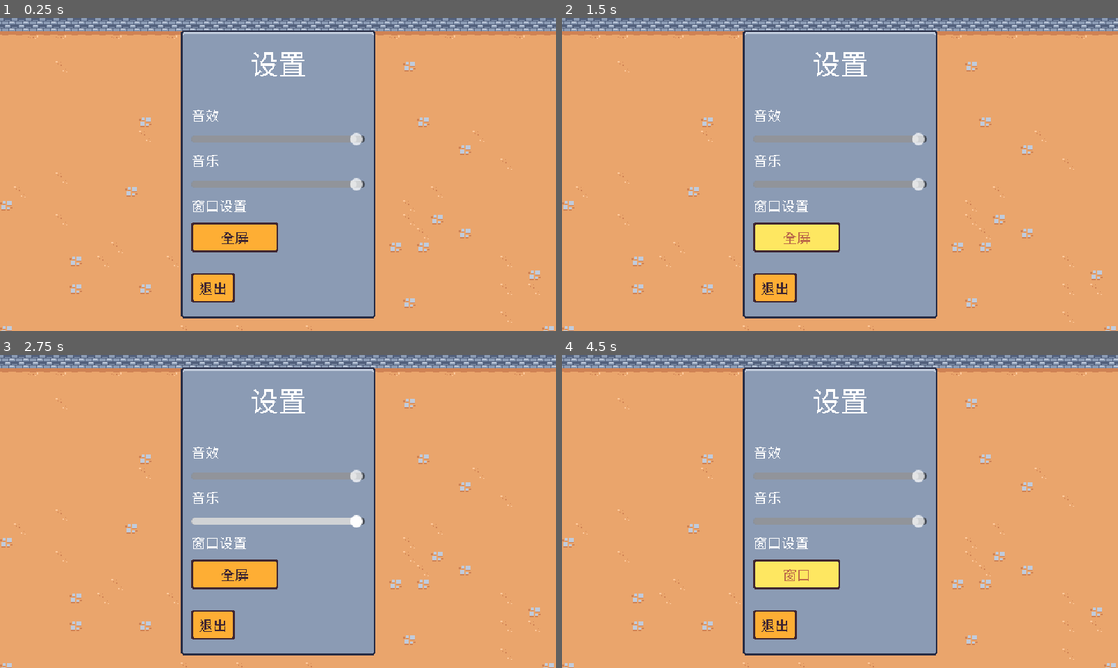
Above: before the commit, frames 1-4 (two rows, left to right).
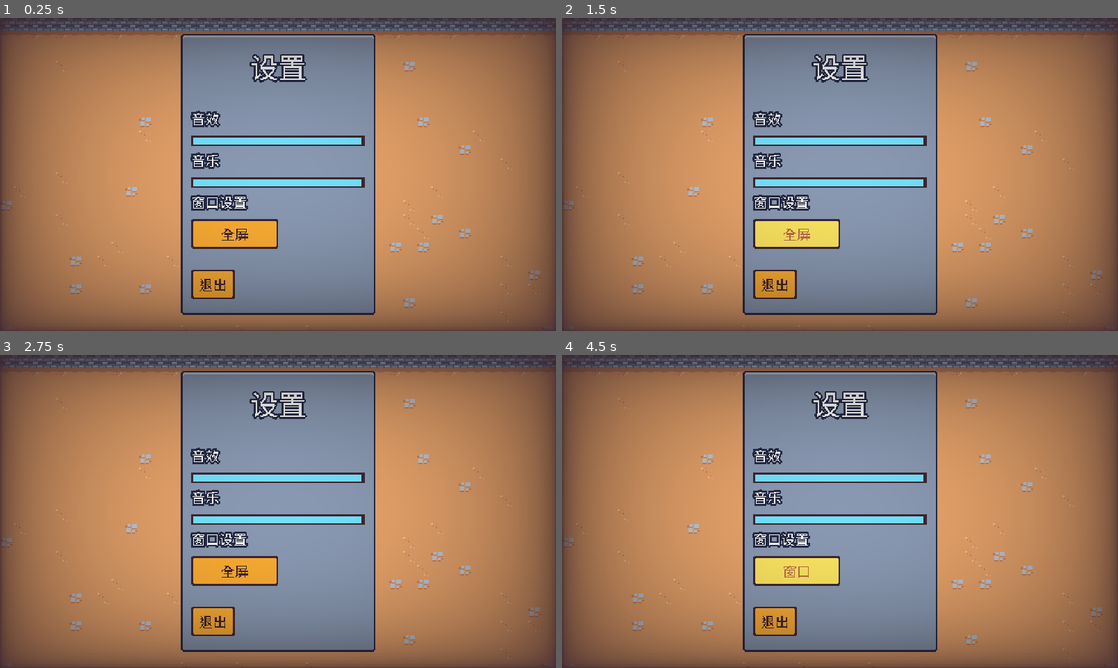
Above: after the commit, the same moments.

Repository: xiaorongdian/2dsurvivorscourse
Game: Godot game, scene res://scenes/ui/options_menu.tscn
Same seed, same stepped clock (60 frames per second), same inputs: the game is played once before the commit and once after it. This scene is started directly instead of the project's main scene.
Inputs (mouse positions are in pixels of both pictures, inside the frame that each line leads up to):
- Up to frame 1 (0.25 s): no input
- Up to frame 2 (1.5 s): click "全屏" at 0.5 s; click "窗口" at 1.25 s
- Up to frame 3 (2.75 s): tap Enter at 2 s; move the mouse to (400, 495) at 2.02 s; press the mouse at (400, 495) at 2.03 s; hold Right (move_right) from 2.03 s (still down)
- Up to frame 4 (4.5 s): tap Space at 2.75, 4.25 s; move the mouse to (728, 527) at 2.77 s; release Right (move_right) at 2.78 s; release the mouse at (728, 527) at 2.78 s; hold Down (move_down) 2.78-3.53 s; click (728, 527) at 2.85 s; tap Enter at 3.5 s; move the mouse to (895, 442) at 3.52 s; press the mouse at (895, 442) at 3.53 s; hold Right (move_right) 3.53-4.28 s; move the mouse to (812, 574) at 4.27 s; release the mouse at (812, 574) at 4.28 s; hold Up (move_up) from 4.28 s (still down); click (812, 574) at 4.35 s

The runs differ from the first frame. In frame 1, 75% of the frame differs, in the area x 0-100%, y 0-100%; in frame 2, 75%; in frame 3, 75%; in frame 4, 75%.

Commit message:
音效声音滑块去掉圆头，主题设置，操作菜单、主菜单增加暗角光晕，主题增加blueLabel标签主题

Diff:
--- a/project.godot
+++ b/project.godot
@@ -28,7 +28,6 @@
 
 window/size/viewport_width=640
 window/size/viewport_height=360
-window/size/mode=3
 window/size/window_width_override=1920
 window/size/window_height_override=1080
 window/stretch/mode="viewport"
--- a/resources/theme/theme.tres
+++ b/resources/theme/theme.tres
@@ -41,6 +41,35 @@
 texture_margin_bottom = 5.0
 region_rect = Rect2(4, 20, 8, 8)
 
+[sub_resource type="PlaceholderTexture2D" id="PlaceholderTexture2D_8n3oo"]
+size = Vector2(0, 0)
+
+[sub_resource type="PlaceholderTexture2D" id="PlaceholderTexture2D_orw62"]
+size = Vector2(0, 0)
+
+[sub_resource type="StyleBoxFlat" id="StyleBoxFlat_8n3oo"]
+bg_color = Color(0.458824, 0.890196, 1, 1)
+border_width_left = 2
+border_width_top = 2
+border_width_right = 2
+border_width_bottom = 2
+border_color = Color(0.8, 0.8, 0.8, 0)
+
+[sub_resource type="StyleBoxFlat" id="StyleBoxFlat_56c54"]
+bg_color = Color(0.458824, 0.890196, 1, 1)
+border_width_left = 2
+border_width_top = 2
+border_width_right = 2
+border_width_bottom = 2
+border_color = Color(0.8, 0.8, 0.8, 0)
+
+[sub_resource type="StyleBoxFlat" id="StyleBoxFlat_65ii4"]
+content_margin_left = 2.0
+content_margin_top = 6.0
+content_margin_right = 2.0
+content_margin_bottom = 6.0
+bg_color = Color(0.247059, 0.14902, 0.192157, 1)
+
 [sub_resource type="StyleBoxTexture" id="StyleBoxTexture_orw62"]
 texture = ExtResource("1_8n3oo")
 texture_margin_left = 4.0
@@ -57,6 +86,12 @@
 default_font_size = 16
 AlternatePanelContainer/base_type = &"PanelContainer"
 AlternatePanelContainer/styles/panel = SubResource("StyleBoxTexture_8n3oo")
+BlueOutlineLabel/base_type = &"Label"
+BlueOutlineLabel/colors/font_outline_color = Color(0.14902, 0.168627, 0.266667, 1)
+BlueOutlineLabel/colors/font_shadow_color = Color(0.14902, 0.168627, 0.266667, 1)
+BlueOutlineLabel/constants/outline_size = 8
+BlueOutlineLabel/constants/paragraph_spacing = 0
+BlueOutlineLabel/constants/shadow_offset_x = 0
 Button/colors/font_color = Color(0.247059, 0.14902, 0.192157, 1)
 Button/colors/font_focus_color = Color(0.247059, 0.14902, 0.192157, 1)
 Button/colors/font_hover_color = Color(0.741176, 0.423529, 0.290196, 1)
@@ -65,6 +100,11 @@
 Button/styles/hover = SubResource("StyleBoxTexture_65ii4")
 Button/styles/normal = SubResource("StyleBoxTexture_56c54")
 Button/styles/pressed = SubResource("StyleBoxTexture_j4h2o")
+HSlider/icons/grabber = SubResource("PlaceholderTexture2D_8n3oo")
+HSlider/icons/grabber_highlight = SubResource("PlaceholderTexture2D_orw62")
+HSlider/styles/grabber_area = SubResource("StyleBoxFlat_8n3oo")
+HSlider/styles/grabber_area_highlight = SubResource("StyleBoxFlat_56c54")
+HSlider/styles/slider = SubResource("StyleBoxFlat_65ii4")
 Label/constants/line_spacing = 0
 PanelContainer/styles/panel = SubResource("StyleBoxTexture_orw62")
 ProgressBar/styles/background = SubResource("StyleBoxFlat_ss5pk")
--- a/scenes/ui/ability_upgrade_card.tscn
+++ b/scenes/ui/ability_upgrade_card.tscn
@@ -251,8 +251,7 @@
 unique_name_in_owner = true
 layout_mode = 2
 size_flags_vertical = 0
-theme_override_colors/font_outline_color = Color(0.14902, 0.168627, 0.266667, 1)
-theme_override_constants/outline_size = 8
+theme_type_variation = &"BlueOutlineLabel"
 theme_override_font_sizes/font_size = 32
 text = "Test name"
 horizontal_alignment = 1
@@ -261,9 +260,7 @@
 unique_name_in_owner = true
 custom_minimum_size = Vector2(1, 0)
 layout_mode = 2
-theme_override_colors/font_shadow_color = Color(0.14902, 0.168627, 0.266667, 1)
-theme_override_colors/font_outline_color = Color(0.14902, 0.168627, 0.266667, 1)
-theme_override_constants/outline_size = 8
+theme_type_variation = &"BlueOutlineLabel"
 text = "Write some
 description here as you write a long description"
 autowrap_mode = 2
--- a/scenes/ui/main_menu.tscn
+++ b/scenes/ui/main_menu.tscn
@@ -1,8 +1,9 @@
-[gd_scene load_steps=4 format=4 uid="uid://ds8dh3g6rapii"]
+[gd_scene load_steps=5 format=4 uid="uid://ds8dh3g6rapii"]
 
 [ext_resource type="Script" uid="uid://bhy85e1848yax" path="res://scenes/ui/main_menu.gd" id="1_1g8jr"]
 [ext_resource type="TileSet" uid="uid://dxs8c4jgpx31q" path="res://resources/tileset.tres" id="1_sl1te"]
 [ext_resource type="PackedScene" uid="uid://b2ixartt2giu2" path="res://scenes/ui/sound_button.tscn" id="2_fe2o3"]
+[ext_resource type="PackedScene" uid="uid://rky0hwvpu8gw" path="res://scenes/ui/vignette.tscn" id="2_m1kxf"]
 
 [node name="MainMenu" type="CanvasLayer"]
 script = ExtResource("1_1g8jr")
@@ -37,6 +38,7 @@
 
 [node name="Label" type="Label" parent="MarginContainer/PanelContainer/MarginContainer/VBoxContainer"]
 layout_mode = 2
+theme_type_variation = &"BlueOutlineLabel"
 theme_override_font_sizes/font_size = 32
 text = "竞技场"
 
@@ -56,3 +58,5 @@
 layout_mode = 2
 text = "退出
 "
+
+[node name="Vignette" parent="." instance=ExtResource("2_m1kxf")]
--- a/scenes/ui/options_menu.gd
+++ b/scenes/ui/options_menu.gd
@@ -46,7 +46,6 @@
 	var bus_index = AudioServer.get_bus_index(bus_name)
 	#线性值转分贝
 	var volume_db = linear_to_db(percent)
-	print("修改bus_index：",bus_index," 值：", volume_db)
 	AudioServer.set_bus_volume_db(bus_index, volume_db)
 
 
@@ -61,7 +60,6 @@
 
 
 func on_audio_slider_changed(value: float, bus_name: String):
-	print("修改bus_name：",bus_name," 值：", value)
 	#设置声音，value提前设置正好是百分比
 	set_bus_volume_percent(bus_name, value)
 
--- a/scenes/ui/options_menu.tscn
+++ b/scenes/ui/options_menu.tscn
@@ -1,11 +1,15 @@
-[gd_scene load_steps=4 format=4 uid="uid://oydenu1fn8tv"]
+[gd_scene load_steps=5 format=4 uid="uid://oydenu1fn8tv"]
 
 [ext_resource type="Script" uid="uid://p6r1se0nfcgn" path="res://scenes/ui/options_menu.gd" id="1_imaij"]
+[ext_resource type="PackedScene" uid="uid://rky0hwvpu8gw" path="res://scenes/ui/vignette.tscn" id="2_0ejsc"]
 [ext_resource type="TileSet" uid="uid://dxs8c4jgpx31q" path="res://resources/tileset.tres" id="2_c4822"]
 [ext_resource type="PackedScene" uid="uid://b2ixartt2giu2" path="res://scenes/ui/sound_button.tscn" id="3_0ejsc"]
 
 [node name="OptionsMenu" type="CanvasLayer"]
 script = ExtResource("1_imaij")
+
+[node name="Vignette" parent="." instance=ExtResource("2_0ejsc")]
+layer = 2
 
 [node name="TileMapLayer" type="TileMapLayer" parent="."]
 position = Vector2(-1, -1)
@@ -39,6 +43,7 @@
 
 [node name="Label" type="Label" parent="MarginContainer/PanelContainer/MarginContainer/VBoxContainer"]
 layout_mode = 2
+theme_type_variation = &"BlueOutlineLabel"
 theme_override_font_sizes/font_size = 32
 text = "设置"
 horizontal_alignment = 1
@@ -52,6 +57,7 @@
 
 [node name="Label" type="Label" parent="MarginContainer/PanelContainer/MarginContainer/VBoxContainer/VBoxContainer/SfxOptionContainer"]
 layout_mode = 2
+theme_type_variation = &"BlueOutlineLabel"
 text = "音效"
 
 [node name="SfxSlider" type="HSlider" parent="MarginContainer/PanelContainer/MarginContainer/VBoxContainer/VBoxContainer/SfxOptionContainer"]
@@ -66,6 +72,7 @@
 
 [node name="Label" type="Label" parent="MarginContainer/PanelContainer/MarginContainer/VBoxContainer/VBoxContainer/musicOptionContainer"]
 layout_mode = 2
+theme_type_variation = &"BlueOutlineLabel"
 text = "音乐"
 
 [node name="MusicSlider" type="HSlider" parent="MarginContainer/PanelContainer/MarginContainer/VBoxContainer/VBoxContainer/musicOptionContainer"]
@@ -73,6 +80,7 @@
 layout_mode = 2
 max_value = 1.0
 step = 0.01
+value = 0.5
 
 [node name="WindowOptionContainer" type="VBoxContainer" parent="MarginContainer/PanelContainer/MarginContainer/VBoxContainer/VBoxContainer"]
 layout_mode = 2
@@ -80,6 +88,7 @@
 
 [node name="Label" type="Label" parent="MarginContainer/PanelContainer/MarginContainer/VBoxContainer/VBoxContainer/WindowOptionContainer"]
 layout_mode = 2
+theme_type_variation = &"BlueOutlineLabel"
 text = "窗口设置"
 
 [node name="WindowButton" parent="MarginContainer/PanelContainer/MarginContainer/VBoxContainer/VBoxContainer/WindowOptionContainer" instance=ExtResource("3_0ejsc")]
--- a/scenes/ui/victory_screen.tscn
+++ b/scenes/ui/victory_screen.tscn
@@ -115,11 +115,7 @@
 [node name="TitleLabel" type="Label" parent="MarginContainer/PanelContainer/MarginContainer/VBoxContainer"]
 unique_name_in_owner = true
 layout_mode = 2
-theme_override_colors/font_shadow_color = Color(0.14902, 0.168627, 0.266667, 1)
-theme_override_colors/font_outline_color = Color(0.14902, 0.168627, 0.266667, 1)
-theme_override_constants/shadow_offset_x = 0
-theme_override_constants/shadow_offset_y = 0
-theme_override_constants/outline_size = 8
+theme_type_variation = &"BlueOutlineLabel"
 theme_override_font_sizes/font_size = 32
 text = "胜利！"
 horizontal_alignment = 1
@@ -128,10 +124,7 @@
 [node name="DescriptionLabel" type="Label" parent="MarginContainer/PanelContainer/MarginContainer/VBoxContainer"]
 unique_name_in_owner = true
 layout_mode = 2
-theme_override_colors/font_outline_color = Color(0.14902, 0.168627, 0.266667, 1)
-theme_override_constants/shadow_offset_x = 0
-theme_override_constants/shadow_offset_y = 0
-theme_override_constants/outline_size = 8
+theme_type_variation = &"BlueOutlineLabel"
 text = "你获胜了！"
 
 [node name="VBoxContainer" type="VBoxContainer" parent="MarginContainer/PanelContainer/MarginContainer/VBoxContainer"]
Not shown: 1 places in resources/theme/theme.tres that only renumber resources
Not shown, changed: 2DSurvivorsCourse.pck
